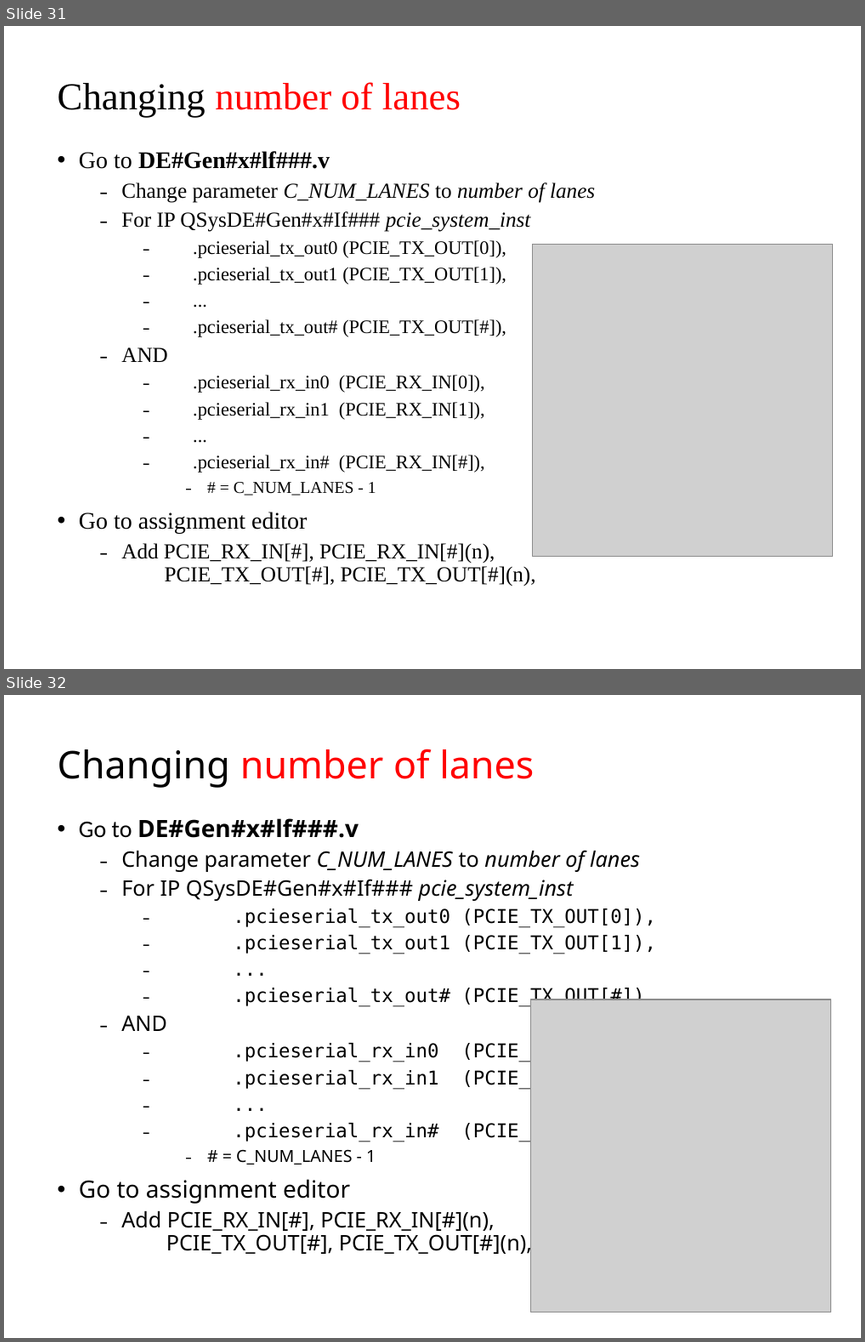
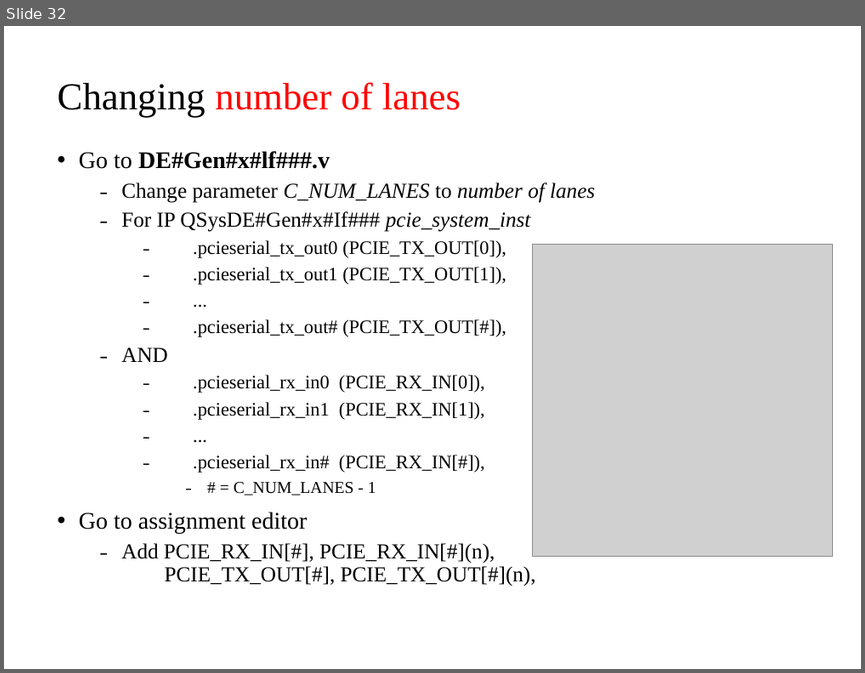
Before and after one commit to b03901165Shih/2019-FPGA-training-course, a slide deck: 2019_riffa_tutorial.pptx. Shown one above the other, each under a label of ours: slides 31 and 32 before the commit, slide 32 after it. The pictures are 865x1342 and 865x673 pixels, drawn with LibreOffice and Linux fonts; fonts in the diff are those of the drawing; grey boxes stand for pictures. Boxes give left, top, right and bottom in pixels: in the first picture for what was removed or moved away, otherwise in the second. Text is boxed around its words. In the diff, an @@ line names an element or a change of style, - is before the commit and + after.

Commit message:
ppt update

```diff
--- a/2019_riffa_tutorial.pptx
+++ b/2019_riffa_tutorial.pptx
@@ slide 32 removed at <box>4,695,861,1338</box>, background #FFFFFF @@
@@ title removed at <box>58,749,534,788</box> @@
-Changing number of lanes
@@ text removed at <box>79,818,656,1256</box> @@
-• Go to DE#Gen#x#lf###.v
-  ˗ Change parameter C_NUM_LANES to number of lanes
-  ˗ For IP QSysDE#Gen#x#If### pcie_system_inst
-    ˗ .pcieserial_tx_out0 (PCIE_TX_OUT[0]),
-    ˗ .pcieserial_tx_out1 (PCIE_TX_OUT[1]),
-    ˗ ...
-    ˗ .pcieserial_tx_out# (PCIE_TX_OUT[#]),
-  ˗ AND
-    ˗ .pcieserial_rx_in0 (PCIE_RX_IN[0]),
-    ˗ .pcieserial_rx_in1 (PCIE_RX_IN[1]),
-    ˗ ...
-    ˗ .pcieserial_rx_in# (PCIE_RX_IN[#]),
-      ˗ # = C_NUM_LANES - 1
-• Go to assignment editor
-  ˗ Add PCIE_RX_IN[#], PCIE_RX_IN[#](n),
-    PCIE_TX_OUT[#], PCIE_TX_OUT[#](n),
@@ picture removed at <box>531,999,831,1312</box> @@
@@ what was slide 31 is now slide 32 @@
```
Also in this commit, not shown: 1 slide changed, 1 slide added.
